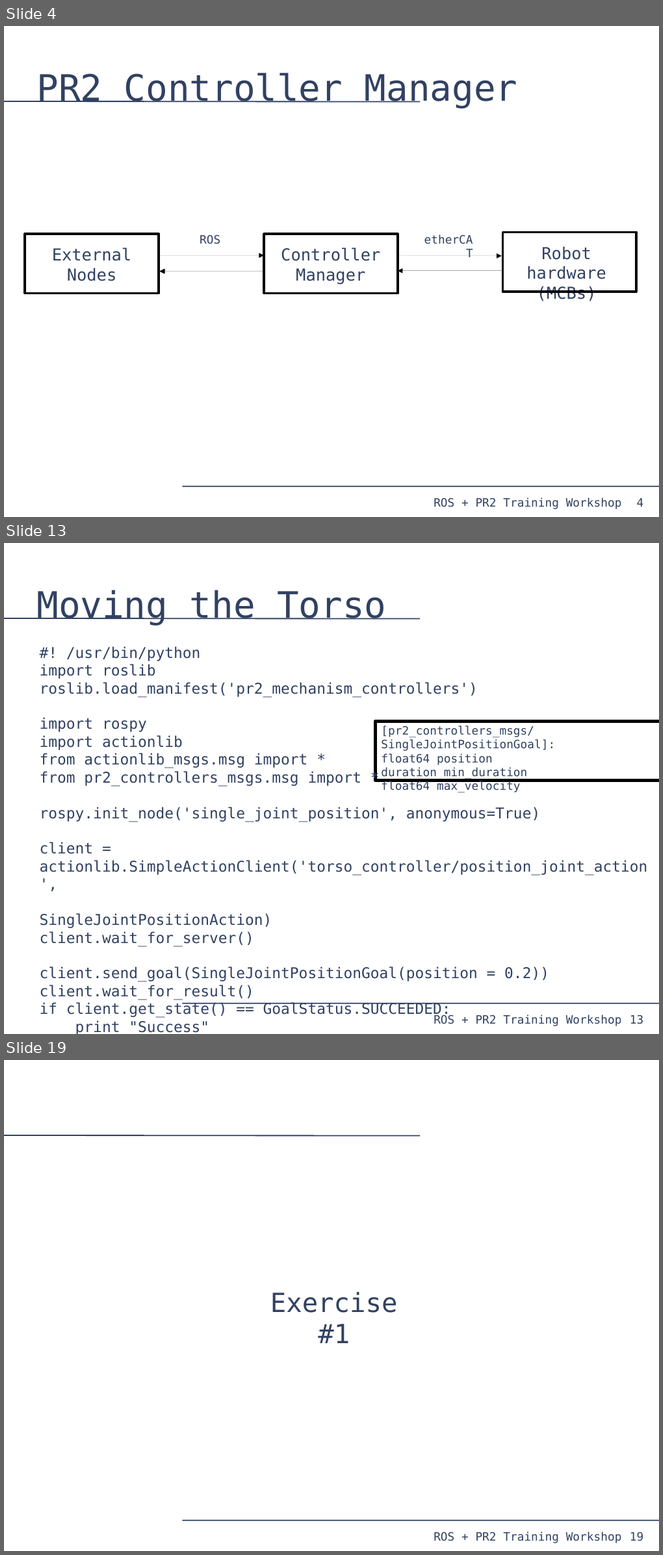
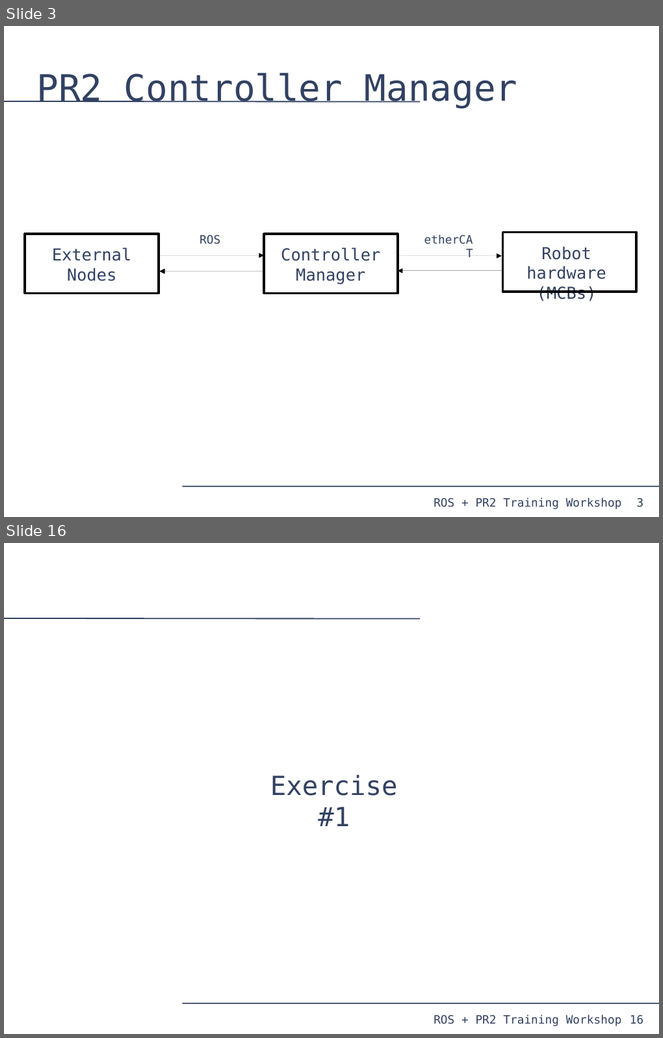
Before and after one commit to PR2/pr2_docs, a slide deck: pr2_training_workshop/moving_mechanism/slides.odp. Shown one above the other, each under a label of ours: slides 4, 13 and 19 before the commit, slides 3 and 16 after it; the slides between them are not shown. The pictures are 663x1555 and 663x1038 pixels, drawn with LibreOffice and Linux fonts; fonts in the diff are those of the drawing. Boxes give left, top, right and bottom in pixels: in the first picture for what was removed or moved away, otherwise in the second. Text is boxed around its words. In the diff, an @@ line names an element or a change of style, - is before the commit and + after.

Commit message:
Presentation stripped to be a demonstration, finished up to trajectory/arm control.

```diff
--- a/pr2_training_workshop/moving_mechanism/slides.odp
+++ b/pr2_training_workshop/moving_mechanism/slides.odp
@@ slide 13 removed at box(4, 543, 659, 1034), background #FFFFFF; not listed: 4 template elements that a slide beside it also shows @@
@@ title removed at box(36, 590, 386, 626) @@
-Moving the Torso
@@ text removed at box(40, 646, 648, 1034) @@
-#! /usr/bin/python
-import roslib
-roslib.load_manifest('pr2_mechanism_controllers')
-import rospy
-import actionlib
-from actionlib_msgs.msg import *
-from pr2_controllers_msgs.msg import *
-rospy.init_node('single_joint_position', anonymous=True)
-client = actionlib.SimpleActionClient('torso_controller/position_joint_action',
-SingleJointPositionAction)
-client.wait_for_server()
-client.send_goal(SingleJointPositionGoal(position = 0.2))
-client.wait_for_result()
-if client.get_state() == GoalStatus.SUCCEEDED:
-print "Success"
@@ rectangle removed at box(376, 721, 659, 781) @@
@@ text removed at box(381, 726, 555, 793) @@
-[pr2_controllers_msgs/SingleJointPositionGoal]:
-float64 position
-duration min_duration
-float64 max_velocity
@@ what was slide 4 is now slide 3 @@
@@ page number at box(637, 499, 644, 508): text changed @@
-4
+3
@@ what was slide 19 is now slide 16 @@
@@ page number at box(630, 1016, 644, 1025): text changed @@
-19
+16
```
Also in this commit, not shown: 1 slide changed, 12 slides added, 13 other slides removed, 7 other files.
